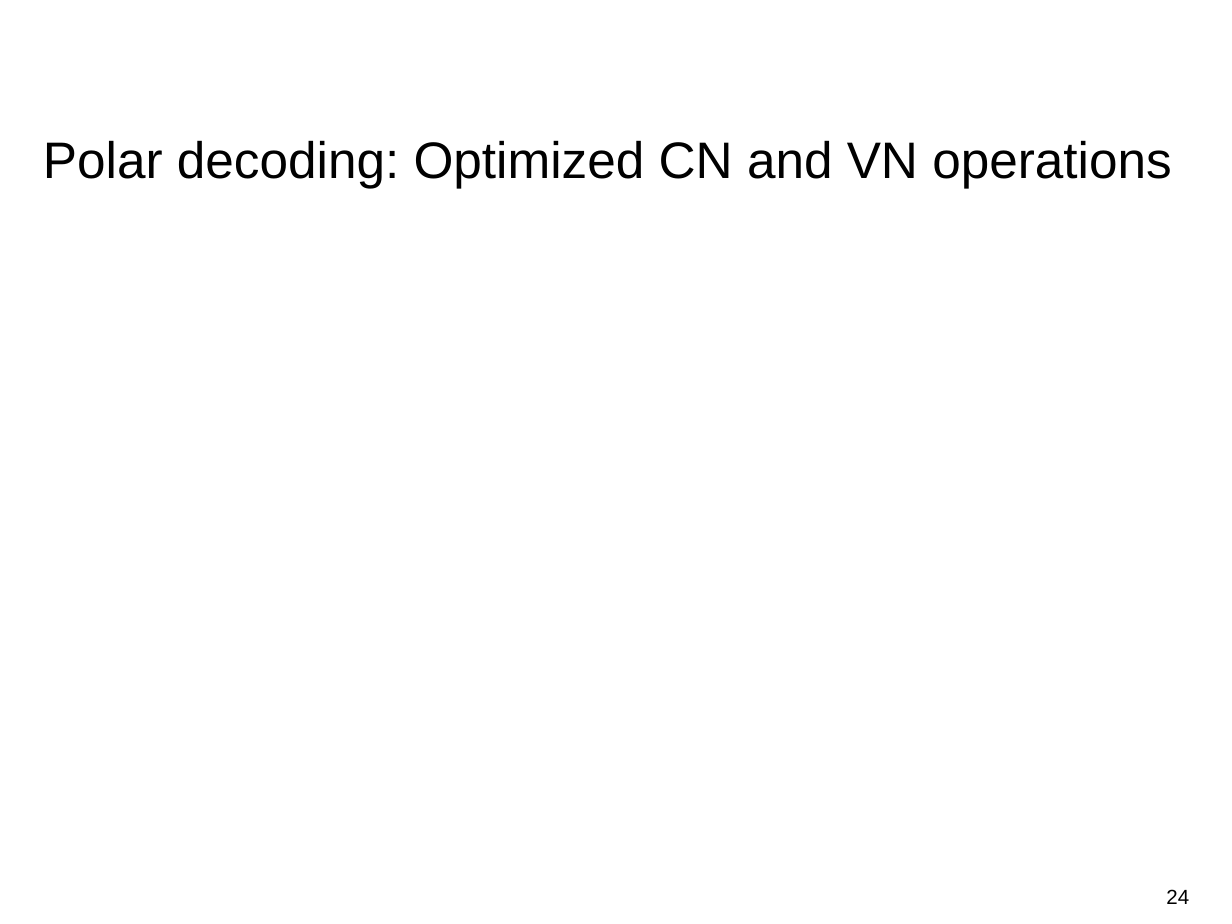
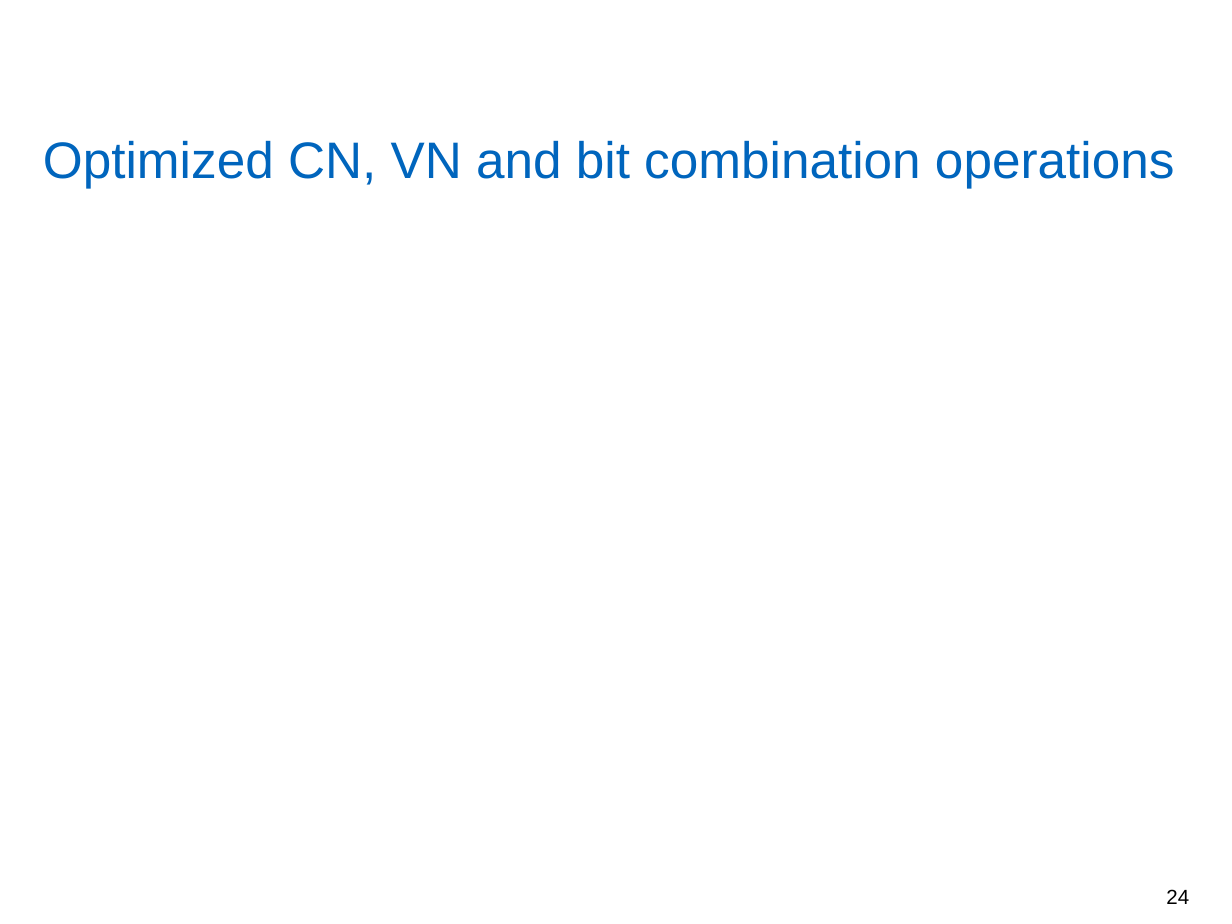
Before and after one commit to yadhu1961/thesis_5GPolorCodes, a slide deck: slide 24 of final_presentation/finalPpt.pptx. Drawn at 1232x924 pixels with LibreOffice and Linux fonts; fonts in the diff are those of the drawing; grey boxes stand for pictures; background and template pictures are left out. Boxes give left, top, right and bottom in pixels: in the first picture for what was removed or moved away, otherwise in the second. Text is boxed around its words. In the diff, an @@ line names an element or a change of style, - is before the commit and + after.

```diff
--- a/final_presentation/finalPpt.pptx
+++ b/final_presentation/finalPpt.pptx
@@ title at (x1=43, y1=140, x2=1175, y2=188): text changed; text colour #000000 to #0065BD @@
-Polar decoding: Optimized CN and VN operations
+Optimized CN, VN and bit combination operations
```
Also in this commit, not shown: 25 other slides changed, 5 slides added, 4 slides removed, 18 other files.
